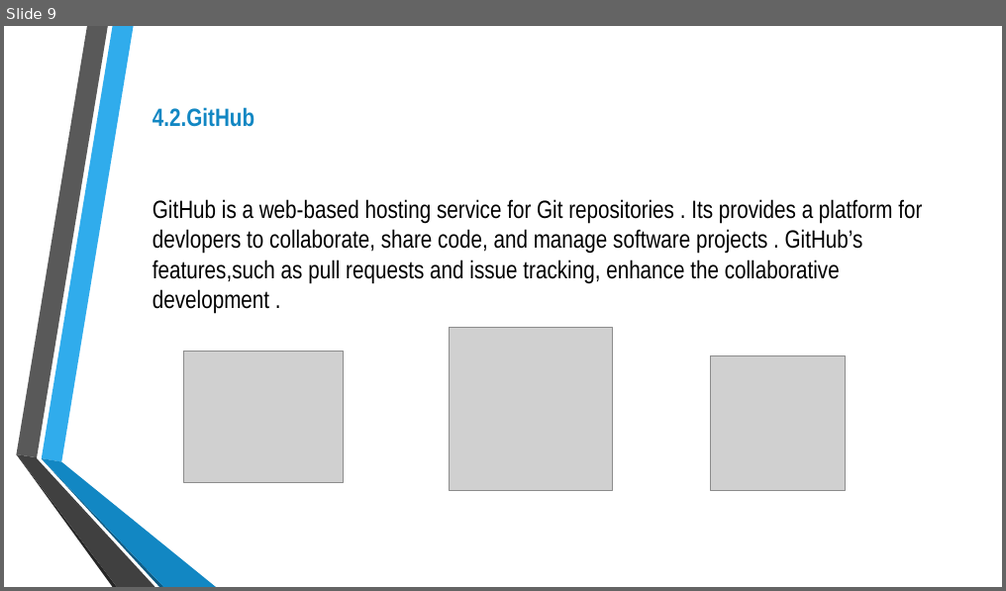
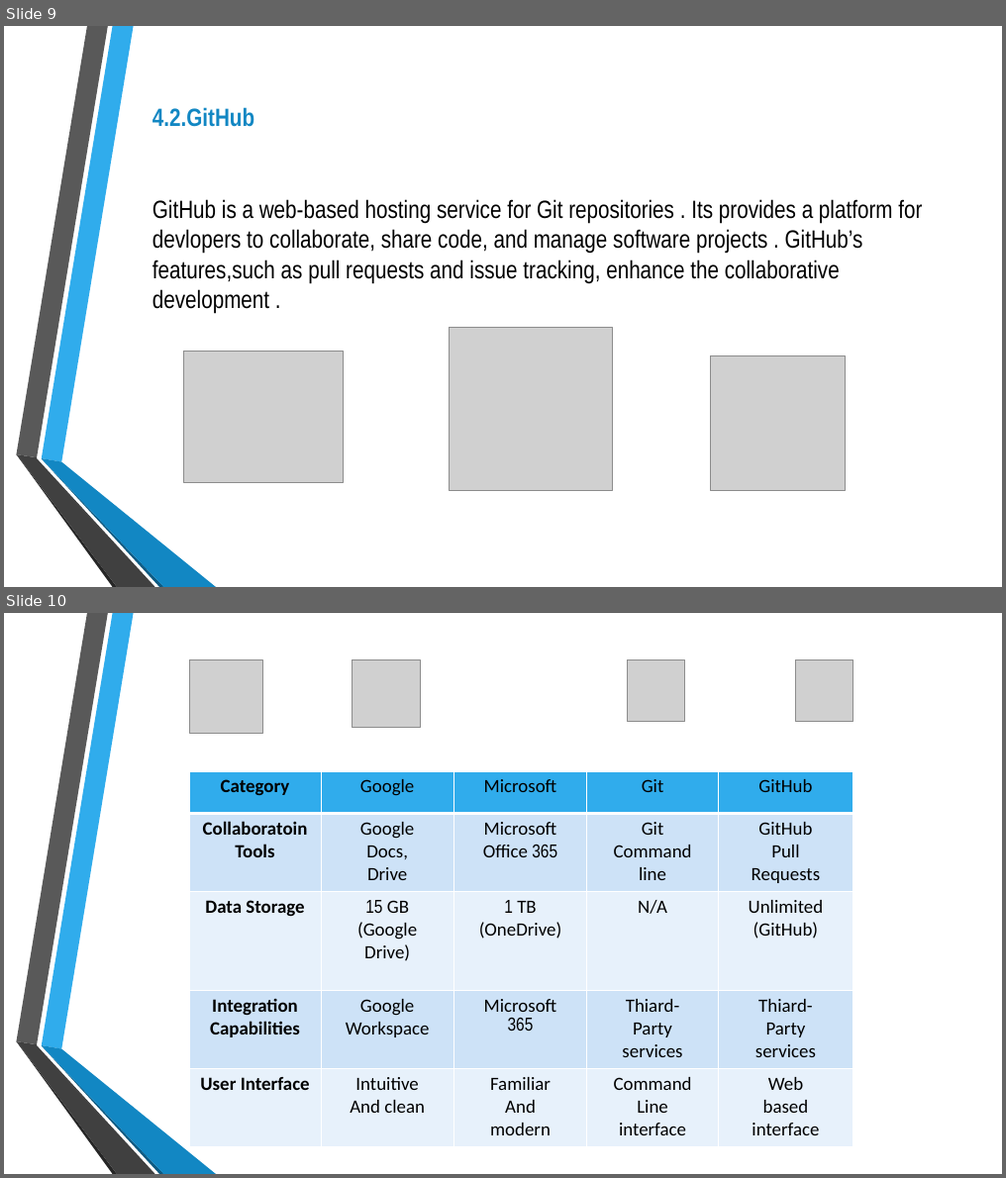
Before and after one commit to yasmine2512/final-project, a slide deck: final projet PowerPoint.pptx. Shown one above the other, each under a label of ours: slide 9 before the commit, slides 9 and 10 after it. The pictures are 1006x591 and 1006x1178 pixels, drawn with LibreOffice and Linux fonts; fonts in the diff are those of the drawing; grey boxes stand for pictures; background and template pictures are left out. Boxes give left, top, right and bottom in pixels: in the first picture for what was removed or moved away, otherwise in the second. Text is boxed around its words. In the diff, an @@ line names an element or a change of style, - is before the commit and + after.

```diff
--- a/final projet PowerPoint.pptx
+++ b/final projet PowerPoint.pptx
@@ slide 10 added at (4,613,1002,1174), background picture (left out); not listed: 6 template elements that a slide beside it also shows @@
@@ picture added at (190,660,263,733) @@
@@ picture added at (352,660,420,728) @@
@@ picture added at (627,660,684,721) @@
@@ picture added at (795,660,853,721) @@
@@ table added at (190,771,854,1146), 5 rows, 5 columns @@
+Category | Google | Microsoft | Git | GitHub
+Collaboratoin / Tools | Google / Docs, / Drive | Microsoft / Office 365 | Git / Command / line | GitHub / Pull / Requests
+Data Storage | 15 GB / (Google / Drive) | 1 TB / (OneDrive) | N/A | Unlimited / (GitHub)
+Integration / Capabilities | Google / Workspace | Microsoft / 365 | Thiard- / Party / services | Thiard- / Party / services
+User Interface | Intuitive / And clean | Familiar / And / modern | Command / Line / interface | Web / based / interface
```
Also in this commit, not shown: 1 other file.
